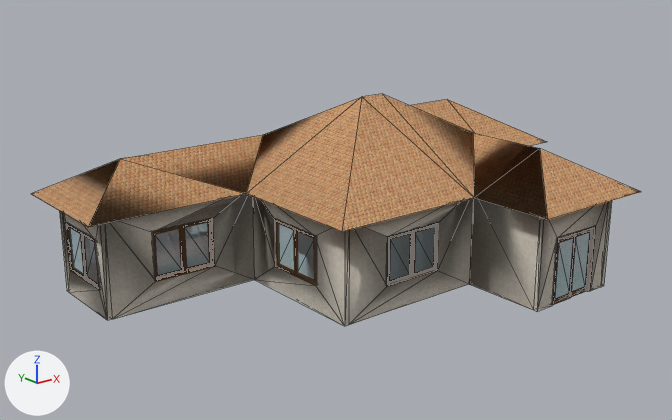
An edit to the COLLADA model imagens/telhado37.dae, drawn before and after from the same camera.
Rendered twice from a 50 mm lens placed at (-18.58, -20.61, 10.87), pointed at (-1.41, 0.85, 2.28). The lights are fixed; the arrows at lower left show +X, +Y and +Z. Mesh edges are drawn as thin lines. Vertices at the same position are counted once.

Script lines for the objects in view, before the commit:
```python
me_sketchup = bpy.data.meshes.new('SketchUp')
me_sketchup.from_pydata(...)  # 869 vertices, 2241 faces; spans x -9.1..8.3, y -5.4..5.8, z 0.0..5.5
me_sketchup.materials.append(mat_auto_2)  # grey #808080
me_sketchup.materials.append(mat_wood_veneer_01)  # picture img_wood_veneer_01_jpg
me_sketchup.materials.append(mat_cinder_block)  # picture img_cinder_block_jpg
me_sketchup.materials.append(mat_color_b01)  # beige #ffd8cc
me_sketchup.materials.append(mat_auto_8)  # grey #7e7e7e
me_sketchup.materials.append(mat_basic_tile)  # picture img_basic_tile_jpg
me_sketchup.materials.append(mat_auto_1)  # black #404040
me_sketchup.materials.append(mat_translucent_glass_safety)  # picture img_translucent_glass_safety_jpg
me_sketchup.materials.append(mat_auto_6)  # grey #bca59e
me_sketchup.materials.append(mat_auto_3)  # blue #0000ff
me_sketchup.materials.append(mat_wood_bamboo)  # picture img_wood_bamboo_jpg
me_sketchup.materials.append(mat_roofing_scalloped)  # picture img_roofing_scalloped_jpg
ob_sketchup = bpy.data.objects.new('SketchUp', me_sketchup)
ob_sketchup.location = (0.0, 0.0, 0.0)
```
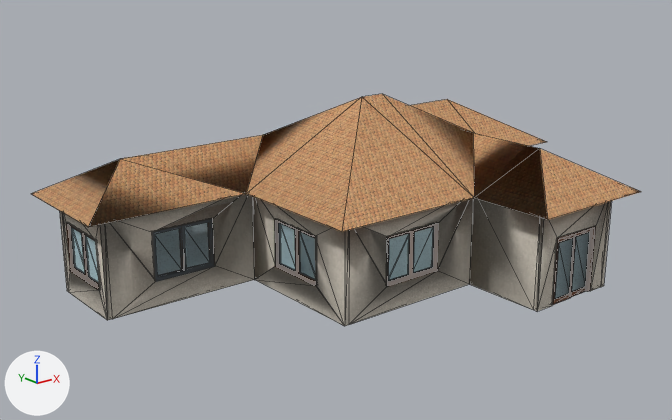
What differs and where, as boxes (x1, y1, x2, y2) in the pictures (672 x 420 px):
part 1 of me_sketchup, built on
    before: (276, 221, 438, 286)
    after: (255, 219, 439, 326)
part 2 of me_sketchup, built on
    before: (67, 219, 211, 287)
    after: (66, 219, 211, 320)
part 3 of me_sketchup, surface changed
    both: (95, 237, 340, 319)
part 4 of me_sketchup, recoloured (brown to black)
    both: (153, 219, 214, 281)

Edits to the bpy script that builds the scene:
```text
Add mat_material:
    mat_material = principled_material('material')
    mat_material.base_color = (0.371, 0.445, 0.497)  # grey #a4b2bb
    mat_material.roughness = 0.9
Change me_sketchup:
    used by ob_sketchup; location = (0.0, 0.0, 0.0)
    remove me_sketchup.from_pydata(...)  # 869 vertices, 2241 faces; spans x -9.1..8.3, y -5.4..5.8, z 0.0..5.5
    add me_sketchup.from_pydata(...)  # 1225 vertices, 3381 faces; spans x -9.1..8.3, y -5.4..5.8, z 0.0..5.5
    me_sketchup part 1: 15 vertices moved from x -3.4..0.1, y -2.1..1.2, z 0.8..2.2 to x -3.4..0.1, y -2.0..1.2, z 0.8..2.2; 31 vertices removed from x -3.4..0.1, y -2.1..1.1, z 0.8..2.2; 207 vertices added at x -3.5..0.1, y -2.1..1.2, z 0.8..2.3
    me_sketchup part 2: 7 vertices moved within x -8.4..-5.9, y 2.5..3.7, z 0.8..2.2; 16 vertices removed from x -8.4..-8.3, y 2.8..4.7, z 0.8..2.2; 108 vertices added at x -8.5..-8.3, y 2.8..4.8, z 0.8..2.3
    me_sketchup part 3: 108 kept faces spanning x -8.5..7.6, y -4.6..5.2, z 0.0..3.1 get new texture (UV) coordinates
    me_sketchup part 4: 44 faces spanning x -8.3..7.5, y -4.6..5.1, z 0.8..3.1 switch from mat_wood_bamboo (picture img_wood_bamboo_jpg) to mat_material (grey #a4b2bb)
```
